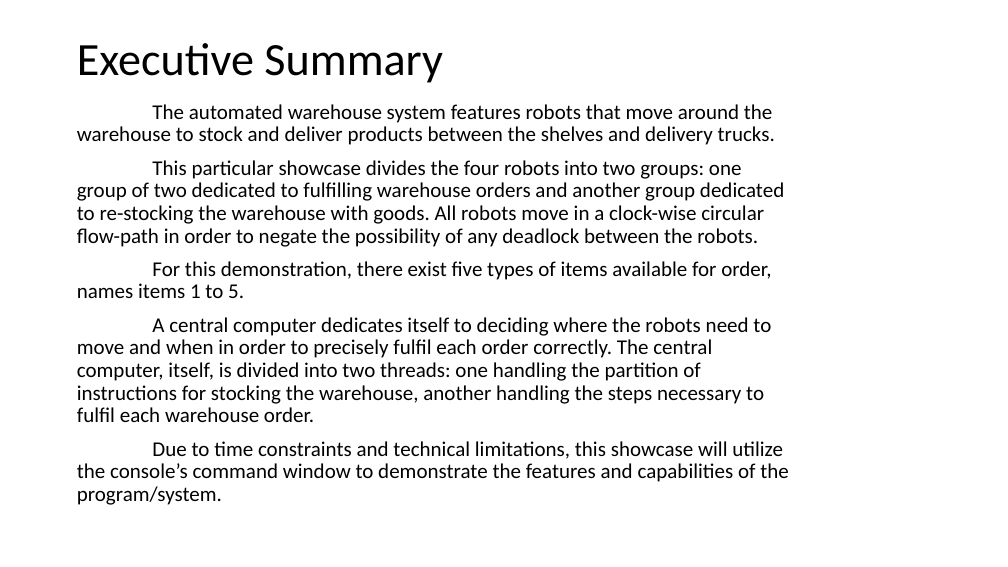
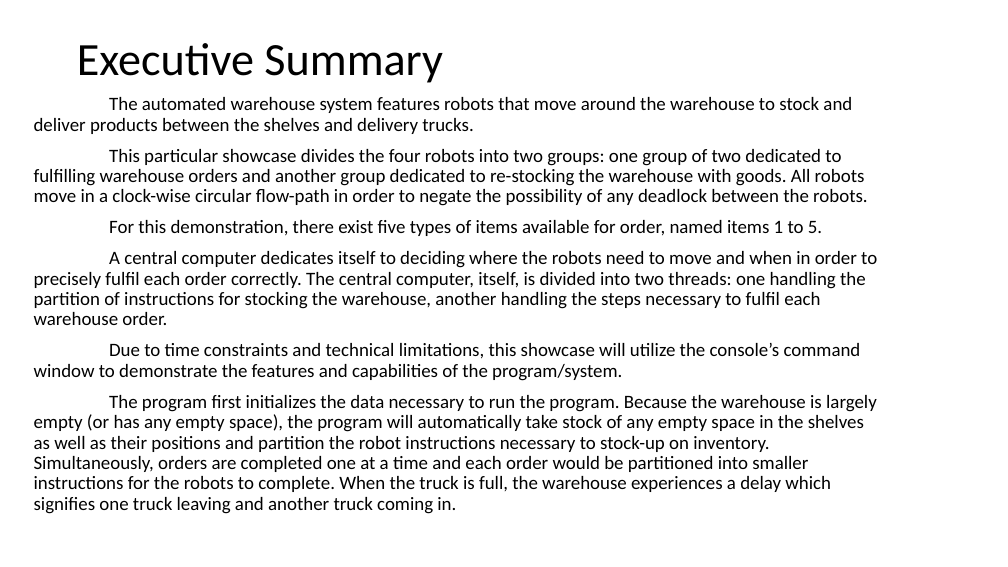
Before and after one commit to ansisUBC/Final_Project, a slide deck: slide 2 of finalProject_Documentation_AnsisLiu_CPEN_333_001.pptx. Drawn at 1008x567 pixels with LibreOffice and Linux fonts; fonts in the diff are those of the drawing. Boxes give left, top, right and bottom in pixels: in the first picture for what was removed or moved away, otherwise in the second. Text is boxed around its words. In the diff, an @@ line names an element or a change of style, - is before the commit and + after.

```diff
--- a/finalProject_Documentation_AnsisLiu_CPEN_333_001.pptx
+++ b/finalProject_Documentation_AnsisLiu_CPEN_333_001.pptx
@@ text "The automated warehouse system features ...": place and size @@
-text "The automated warehouse system features ..." at [77,104,789,505]
+text "The automated warehouse system features ..." at [34,97,877,514]
@@ text at [34,97,877,381]: size 20 to 18 pt in "The automated warehouse system features robots that ...", "This particular showcase divides the four robots ...", "A central computer dedicates itself to deciding ...", "Due to time constraints and technical limitations, ..." @@
@@ text at [109,220,822,236]: text changed; size 20 to 18 pt @@
-For this demonstration, there exist five types of items available for order, names items 1 to 5.
+For this demonstration, there exist five types of items available for order, named items 1 to 5.
@@ text at [34,395,877,514]: paragraph added @@
+The program first initializes the data necessary to run the program. Because the warehouse is largely empty (or has any empty space), the program will automatically take stock of any empty space in the shelves as well as their positions and partition the robot instructions necessary to stock-up on inventory. Simultaneously, orders are completed one at a time and each order would be partitioned into smaller instructions for the robots to complete. When the truck is full, the warehouse experiences a delay which signifies one truck leaving and another truck coming in.
```
Also in this commit, not shown: 1 other file.
